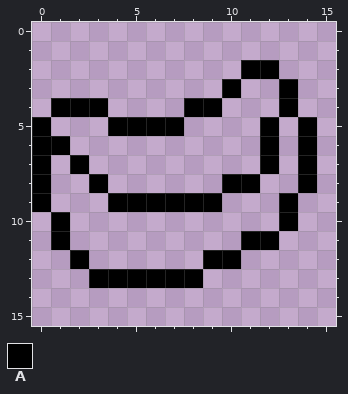
Pixel-art sprite -- android/assets/leaf.png. Above is the file before it was changed.
The file is 16x16 pixels.
Palette (. is transparent): A #000000
Pixels before, first column x 0:
 2 ...........AA..
 3 ..........A..A.
 4 .AAA....AA...A.
 5 A...AAAA....A.A
 6 AA..........A.A
 7 A.A.........A.A
 8 A..A......AA..A
 9 A...AAAAAA...A.
10 .A...........A.
11 .A.........AA..
12 ..A......AA....
13 ...AAAAAA......
Once edited:
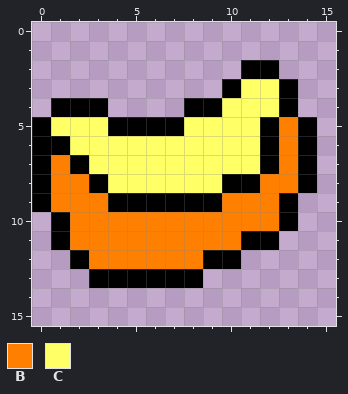
Colours new in this view: B #ff8000  C #ffff66
Difference:
Changed rows in their new state; - is an unchanged pixel.
first column x 1:
 3 ----------CC-
 4 ---------CCC-
 5 CCC----CCCC-B
 6 -CCCCCCCCCC-B
 7 B-CCCCCCCCC-B
 8 BB-CCCCCC--BB
 9 BBB------BBB-
10 -BBBBBBBBBBB-
11 -BBBBBBBBB---
12 --BBBBBB-----
Where, in picture pixels (left, top, right, bottom), the same in both pictures:
added: (51, 79, 298, 269)
